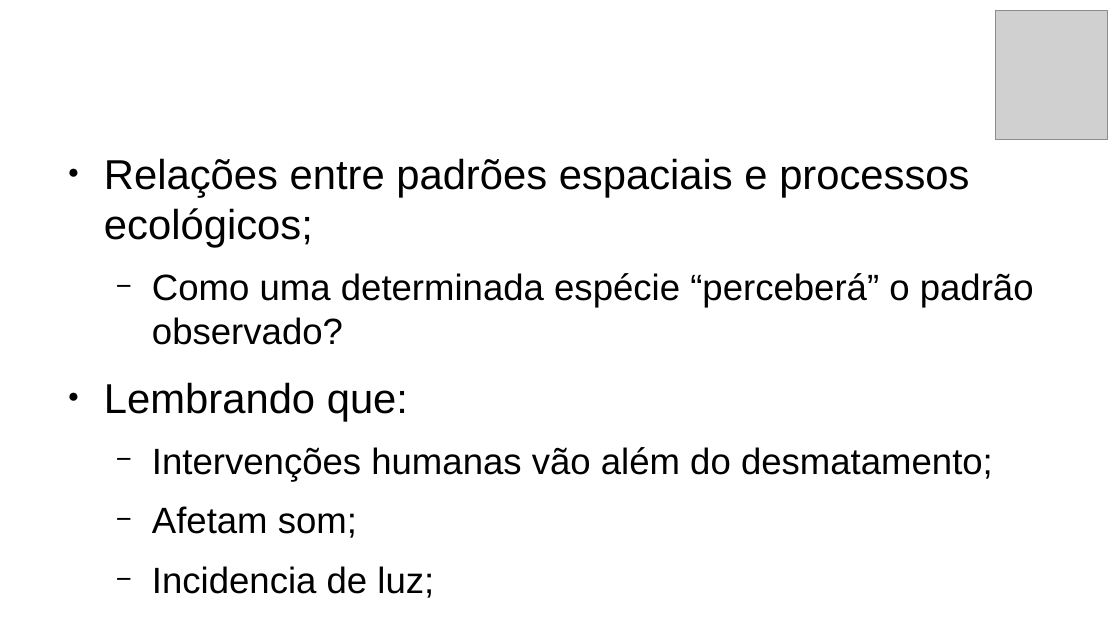
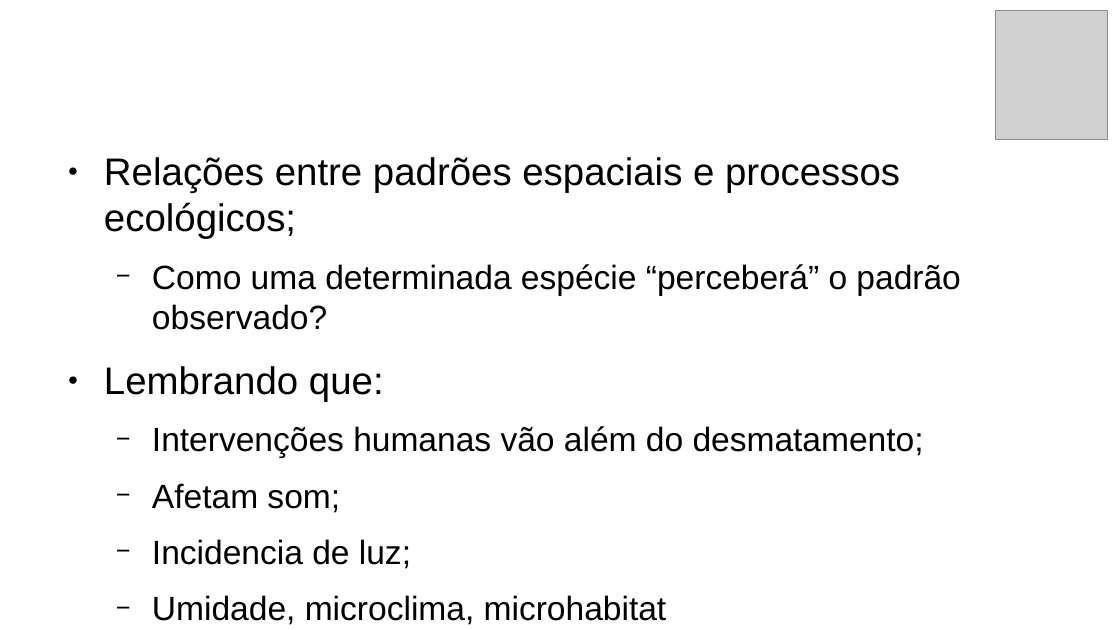
Before and after one commit to mauriciovancine/r-live-geocast-landscapemetrics, a slide deck: slide 6 of 00_apresentacao/Metricas_de_paisagem.odp (slide 4 before the commit). Drawn at 1120x630 pixels with LibreOffice and Linux fonts; fonts in the diff are those of the drawing; grey boxes stand for pictures. Boxes give left, top, right and bottom in pixels: in the first picture for what was removed or moved away, otherwise in the second. Text is boxed around its words. In the diff, an @@ line names an element or a change of style, - is before the commit and + after.

```diff
--- a/00_apresentacao/Metricas_de_paisagem.odp
+++ b/00_apresentacao/Metricas_de_paisagem.odp
@@ text at (104, 157, 960, 569): size 29.6 to 27.2 pt in "Relações entre padrões espaciais e processos ecológicos;", "Lembrando que:"; size 25.9 to 23.8 pt in "Como uma determinada espécie “perceberá” o padrão ...", "Intervenções humanas vão além do desmatamento;", "Afetam som;", "Incidencia de luz;" @@
@@ text at (152, 595, 667, 625): paragraph added @@
+  − Umidade, microclima, microhabitat
```
Also in this commit, not shown: 3 other slides changed, 2 slides added, 5 other files.
